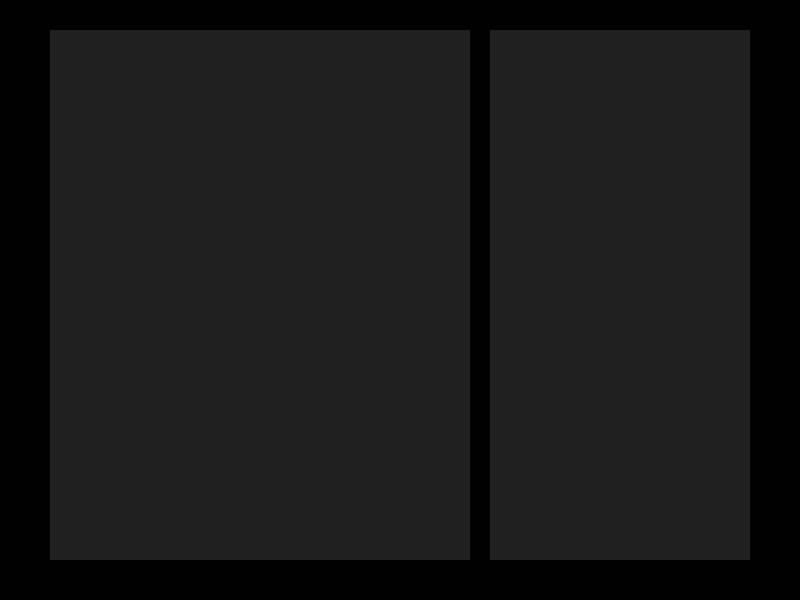
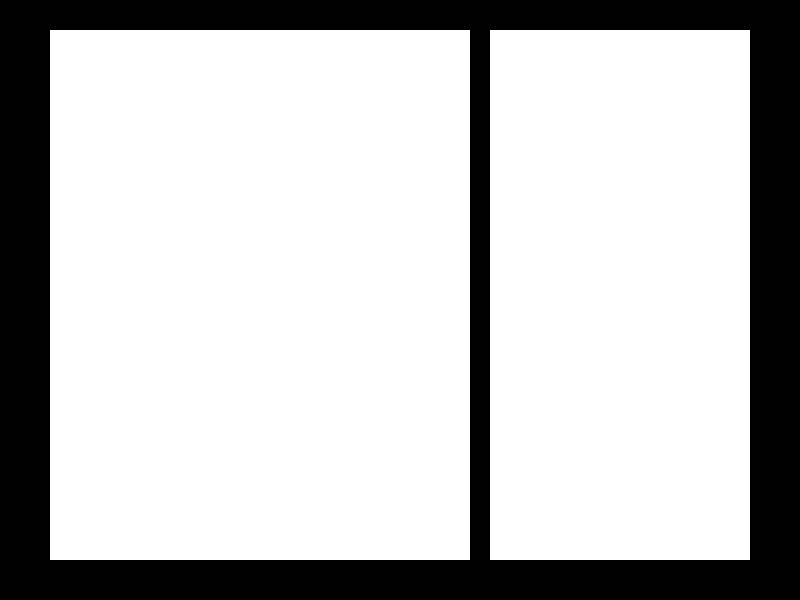
Layered file, before and after one edit (800x600). Changes by layer:
hid "stats" over [50, 30, 470, 560]
hid "playground" over [490, 30, 750, 560]
added layer "Frame" above "Background" over [50, 30, 750, 560]
hid "Background" over [50, 30, 750, 560]
